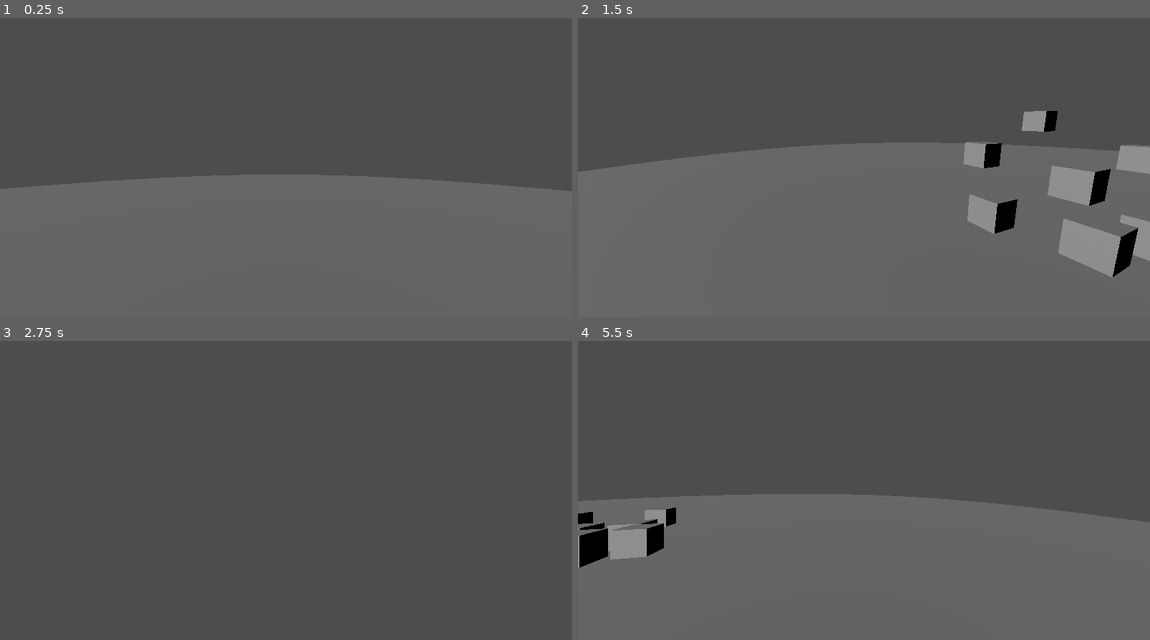
Above: before the commit, frames 1-4 (two rows, left to right).
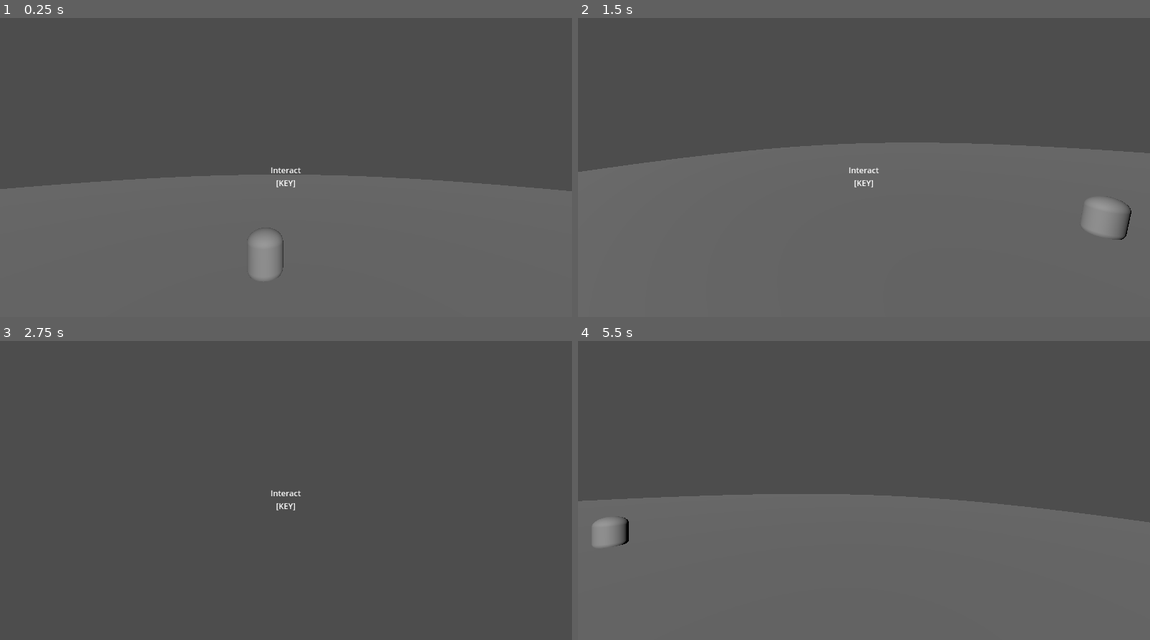
Above: after the commit, the same moments.

Repository: algosup/2024-2025-project-2-serious-game-team-1
Game: Godot game, scene res://main.tscn
The game is run twice, just before and just after one commit, with the same random seed, the same clock (stepped at 60 frames per second) and the same inputs.
Inputs (mouse positions are in pixels of both pictures, inside the frame that each line leads up to):
- Up to frame 1 (0.25 s): no input
- Up to frame 2 (1.5 s): tap Enter at 0.5 s; move the mouse to (989, 140) at 0.52 s; hold D (moveright) 0.53-1.28 s; tap F (interaction) at 0.6, 1.35 s; tap Space (jump) at 0.77 s; move the mouse to (749, 173) at 1.27 s; hold S (movedown) from 1.28 s (still down)
- Up to frame 3 (2.75 s): tap Space (jump) at 1.52 s; move the mouse to (343, 409) at 2.02 s; release S (movedown) at 2.03 s; hold D (moveright) from 2.03 s (still down); tap F (interaction) at 2.1 s
- Up to frame 4 (5.5 s): tap Space (jump) at 2.75, 3.02, 3.77, 4.52 s; move the mouse to (835, 544) at 2.77 s; release D (moveright) at 2.78 s; hold W (moveup) 2.78-3.53 s; tap F (interaction) every 0.75 s from 2.85 to 5.1 s; move the mouse to (1035, 526) at 3.52 s; hold A (moveleft) 3.53-5.03 s; move the mouse to (692, 430) at 4.27 s; move the mouse to (892, 478) at 5.02 s; hold S (movedown) from 5.03 s (still down)

The runs differ from the first frame. In frame 1, 0.7% of the frame differs, in the area x 43-53%, y 50-88%; in frame 2, 5.9%, in the area x 47-100%, y 31-87%; in frame 3, less than 0.1%; in frame 4, 1.9%.

Commit message:
add pickup item and inventory (collision issue)

Diff:
--- /dev/null
+++ b/theworld/assets/characters/interaction_ray_cast.tscn
@@ -0,0 +1,21 @@
+[gd_scene load_steps=2 format=3 uid="uid://owqt7wlat2j8"]
+
+[ext_resource type="Script" path="res://script/interaction_ray_cast.gd" id="1_8fawq"]
+
+[node name="InteractionRayCast" type="RayCast3D"]
+target_position = Vector3(0, 0, -4)
+script = ExtResource("1_8fawq")
+
+[node name="Prompt" type="Label" parent="."]
+anchors_preset = -1
+anchor_top = 0.545
+anchor_right = 1.0
+anchor_bottom = 0.58
+offset_top = -0.160004
+offset_bottom = 0.159973
+grow_horizontal = 2
+grow_vertical = 2
+text = "Interact
+[KEY]"
+horizontal_alignment = 1
+vertical_alignment = 1
--- a/theworld/assets/characters/player.tscn
+++ b/theworld/assets/characters/player.tscn
@@ -1,11 +1,9 @@
 [gd_scene load_steps=6 format=3 uid="uid://bmid6rx1334ky"]
 
 [ext_resource type="Script" path="res://script/player.gd" id="1_lklbc"]
+[ext_resource type="PackedScene" uid="uid://owqt7wlat2j8" path="res://assets/characters/interaction_ray_cast.tscn" id="2_snsbh"]
 
 [sub_resource type="BoxShape3D" id="BoxShape3D_65nqq"]
-
-[sub_resource type="BoxShape3D" id="BoxShape3D_6tusv"]
-size = Vector3(1, 1, 3.38037)
 
 [sub_resource type="CapsuleShape3D" id="CapsuleShape3D_8ueno"]
 
@@ -22,20 +20,15 @@
 [node name="CSGBox3D" type="CSGBox3D" parent="Head"]
 transform = Transform3D(0.8, 0, 0, 0, 1, 0, 0, 0, 0.8, 0, -0.0421093, 0)
 
-[node name="Interaction box" type="Area3D" parent="Head"]
-unique_name_in_owner = true
-collision_layer = 2
-
-[node name="CollisionShape3D" type="CollisionShape3D" parent="Head/Interaction box"]
-transform = Transform3D(1, 0, 0, 0, 1, 0, 0, 0, 1, 0, 0, -2.14019)
-shape = SubResource("BoxShape3D_6tusv")
-
 [node name="Camera3D" type="Camera3D" parent="Head"]
 
-[node name="Mainbody" type="CollisionShape3D" parent="."]
+[node name="InteractionRayCast" parent="Head" instance=ExtResource("2_snsbh")]
+transform = Transform3D(0.0473156, -0.99888, 0, 0.99888, 0.0473156, 0, 0, 0, 1, 0, 0, 0)
+
+[node name="MainBody" type="CollisionShape3D" parent="."]
 transform = Transform3D(1.5, 0, 0, 0, 1, 0, 0, 0, 1.5, 0, 0, 0)
 shape = SubResource("CapsuleShape3D_8ueno")
 
-[node name="MeshInstance3D" type="MeshInstance3D" parent="Mainbody"]
+[node name="MeshInstance3D" type="MeshInstance3D" parent="MainBody"]
 mesh = SubResource("CapsuleMesh_wdyub")
 skeleton = NodePath("../..")
--- a/theworld/assets/models/object.tscn
+++ b/theworld/assets/models/object.tscn
@@ -1,43 +1,23 @@
 [gd_scene load_steps=5 format=3 uid="uid://vasl4mw0xxqw"]
 
-[ext_resource type="Script" path="res://script/catchable_object.gd" id="1_3gywj"]
+[ext_resource type="Script" path="res://script/item.gd" id="1_71dby"]
 
 [sub_resource type="PhysicsMaterial" id="PhysicsMaterial_q1wbm"]
 bounce = 0.1
 
 [sub_resource type="BoxShape3D" id="BoxShape3D_ar3wj"]
 
-[sub_resource type="BoxShape3D" id="BoxShape3D_4bnq4"]
+[sub_resource type="CapsuleMesh" id="CapsuleMesh_q3lxp"]
 
-[node name="Object" type="RigidBody3D" groups=["catchable"]]
+[node name="Object" type="RigidBody3D" groups=["item"]]
 physics_material_override = SubResource("PhysicsMaterial_q1wbm")
-script = ExtResource("1_3gywj")
+script = ExtResource("1_71dby")
+item_name = "Plastic bag"
+prompt_message = "Take the plastic bag"
 
 [node name="MainCollison" type="CollisionShape3D" parent="."]
-unique_name_in_owner = true
 shape = SubResource("BoxShape3D_ar3wj")
 
-[node name="2D" type="CanvasLayer" parent="."]
-
-[node name="Label" type="Label" parent="2D"]
-anchors_preset = -1
-anchor_left = 0.759
-anchor_top = 0.753
-anchor_right = 1.0
-anchor_bottom = 1.0
-offset_left = -0.368042
-offset_top = 0.0559998
-grow_horizontal = 0
-grow_vertical = 0
-theme_override_font_sizes/font_size = 80
-text = "TEST"
-horizontal_alignment = 1
-vertical_alignment = 1
-
-[node name="HitBox" type="Area3D" parent="."]
-collision_mask = 2
-
-[node name="CollisionShape3D" type="CollisionShape3D" parent="HitBox"]
-shape = SubResource("BoxShape3D_4bnq4")
-
-[node name="Graphic" type="CSGBox3D" parent="."]
+[node name="MeshInstance3D" type="MeshInstance3D" parent="."]
+transform = Transform3D(1, 0, 0, 0, 0.7, 0, 0, 0, 1, 0, 0, 0)
+mesh = SubResource("CapsuleMesh_q3lxp")
--- a/theworld/assets/models/spawn_area.tscn
+++ b/theworld/assets/models/spawn_area.tscn
@@ -7,3 +7,4 @@
 script = ExtResource("1_ht5hg")
 object_scene = ExtResource("2_3lkv1")
 spawn_count = 8
+spawn_area_size = Vector3(3, 5, 10)
--- a/theworld/main.tscn
+++ b/theworld/main.tscn
@@ -1,7 +1,7 @@
 [gd_scene load_steps=5 format=3 uid="uid://bjv8cpq4c35st"]
 
-[ext_resource type="PackedScene" uid="uid://bdjxrgi051sw3" path="res://assets/models/spawn_area.tscn" id="2_ao6ps"]
 [ext_resource type="PackedScene" uid="uid://bmid6rx1334ky" path="res://assets/characters/player.tscn" id="2_obrd6"]
+[ext_resource type="PackedScene" uid="uid://vasl4mw0xxqw" path="res://assets/models/object.tscn" id="2_vopmd"]
 
 [sub_resource type="CylinderShape3D" id="CylinderShape3D_imn8r"]
 
@@ -24,5 +24,5 @@
 [node name="DirectionalLight3D" type="DirectionalLight3D" parent="."]
 transform = Transform3D(1, 0, 0, 0, 0.900433, 0.434995, 0, -0.434995, 0.900433, 0, 0, 0)
 
-[node name="SpawnArea" parent="." instance=ExtResource("2_ao6ps")]
-transform = Transform3D(1, 0, 0, 0, 1, 0, 0, 0, 1, 0, 4.52178, 0)
+[node name="Object" parent="." instance=ExtResource("2_vopmd")]
+transform = Transform3D(1, 0, 0, 0, 1, 0, 0, 0, 1, 0.555655, -0.5, 1.05112)
--- a/theworld/project.godot
+++ b/theworld/project.godot
@@ -15,9 +15,9 @@
 config/features=PackedStringArray("4.3", "Forward Plus")
 config/icon="res://icon.svg"
 
-[global_group]
+[autoload]
 
-catchable=""
+EcoFollow="*res://script/eco_follow.gd"
 
 [input]
 
--- a/theworld/script/catchable_object.gd
+++ /dev/null
@@ -1,45 +0,0 @@
-# Object.gd
-extends RigidBody3D
-
-@onready var hitbox = $HitBox as Area3D
-@onready var display_graphic = $Graphic as CSGBox3D
-@onready var main_collision = $"%MainCollison" as CollisionShape3D
-@onready var canvas_layer = $"2D" as CanvasLayer
-
-var is_caught = false
-var player = null  # Reference to the player instance
-
-func _ready():
-	canvas_layer.hide()  # Hide the 2D representation initially
-	display_graphic.show()  # Show the 3D representation
-	main_collision.disabled  # Enable collision
-	hitbox.add_to_group("catchable")  # Add hitbox to "catchable" group
-	PhysicsServer3D.body_set_mode(self.get_rid(), PhysicsServer3D.BODY_MODE_RIGID)  # Set to rigid body mode
-	gravity_scale = 1  # Enable gravity
-
-func _physics_process(delta):
-	# Make the object follow the player if it's caught
-	if is_caught and player:
-		var target_position = player.global_transform.origin + player.global_transform.basis.z * -2  # Position it in front of the player
-		global_transform.origin = target_position
-		global_transform.basis = player.global_transform.basis  # Align orientation with the player
-
-func on_caught(player_instance):
-	# Handle logic when the object is caught by the player
-	is_caught = true
-	player = player_instance
-	main_collision.disabled = true  # Disable collision to prevent physics interference
-	display_graphic.hide()  # Hide 3D graphic when caught
-	canvas_layer.show()  # Show 2D representation
-	PhysicsServer3D.body_set_mode(self.get_rid(), PhysicsServer3D.BODY_MODE_KINEMATIC)  # Set to kinematic mode
-	gravity_scale = 0  # Disable gravity
-
-func release_object():
-	# Handle logic when the object is released by the player
-	is_caught = false
-	player = null  # Clear player reference
-	main_collision.disabled = false  # Re-enable collision
-	display_graphic.show()  # Show 3D graphic when released
-	canvas_layer.hide()  # Hide 2D representation
-	PhysicsServer3D.body_set_mode(self.get_rid(), PhysicsServer3D.BODY_MODE_RIGID)  # Set to rigid body mode
-	gravity_scale = 1  # Enable gravity
--- /dev/null
+++ b/theworld/script/eco_follow.gd
@@ -0,0 +1,30 @@
+extends Node
+
+var eco_city: float = 0
+var eco_beach: float = 0
+var eco_forest: float = 0
+var eco_farm:float = 0
+
+func set_eco_city(value):
+	eco_city = clamp(value, 0, 100)
+	eco_beach = clamp(value, 0, 100)
+	eco_forest = clamp(value, 0, 100)
+	eco_farm = clamp(value, 0, 100)
+
+# New variable for holding an item in hand
+var item_in_hand: Item = null  # Null if no item is held
+
+# Setter methods for eco variables...
+
+func add_to_inventory(item: Item) -> bool:
+	# If there's an item in hand, add the new item to inventory
+	if item_in_hand:
+		print("Item goes to inventory: ", item.item_name)
+		item.store_in_inventory()
+		return true
+	else:
+		# If no item in hand, hold this item
+		item_in_hand = item
+		item.pick_up()
+		print("Item in hand:", item.item_name)
+		return false  # Not stored in inventory, just picked up
--- /dev/null
+++ b/theworld/script/interactable.gd
@@ -0,0 +1,17 @@
+extends CollisionObject3D
+
+class_name Interactable
+
+@export var prompt_message = "Interact"
+
+func get_prompt():
+	var key_name = " "
+	for action in InputMap.action_get_events("interaction"):
+		if action is InputEventKey:
+			key_name = action.as_text_physical_keycode()
+			break
+
+	return prompt_message + "\n[" + key_name + "]"
+
+func interact(body):
+	print(body.name, " Interacted with", name)
--- /dev/null
+++ b/theworld/script/interaction_ray_cast.gd
@@ -0,0 +1,25 @@
+# Raycast3D script
+
+extends RayCast3D
+
+@onready var prompt: Label = $Prompt
+
+func _physics_process(delta: float) -> void:
+	if is_colliding():
+		var collider = get_collider()
+
+		if collider is Interactable:
+			prompt.text = collider.get_prompt()
+
+			if Input.is_action_just_pressed("interaction"):
+				print("Interacted with:", collider)
+
+				if collider.is_in_group("item") and collider is Item:
+					# Add item to inventory if necessary, or pick up if nothing is in hand
+					if EcoFollow.add_to_inventory(collider):
+						print("Added to inventory")
+					else:
+						print("Picked up and in hand:", collider.item_name)
+					collider.interact(owner)
+		else:
+			prompt.text = " "
--- /dev/null
+++ b/theworld/script/item.gd
@@ -0,0 +1,28 @@
+# Item.gd
+extends Interactable
+
+class_name Item
+
+@export var item_name: String = "Default Item"
+var in_hand: bool = false  # Tracks if the item is currently in hand
+
+# Method to enable or disable collision
+func set_collision(enabled: bool) -> void:
+	var collision = get_node("MainCollision")
+	if collision:
+		collision.disabled = !enabled
+	else:
+		print("Warning: MainCollision node not found!")
+
+
+# Called when picked up
+func pick_up():
+	in_hand = true
+	set_collision(false)  # Disable collision
+	print(item_name, "is now in hand")
+
+# Called when placed in inventory or dropped
+func store_in_inventory():
+	in_hand = false
+	set_collision(true)  # Re-enable collision
+	print(item_name, "is stored in inventory")
--- a/theworld/script/player.gd
+++ b/theworld/script/player.gd
@@ -3,55 +3,15 @@
 const SPEED = 5.0
 const JUMP_VELOCITY = 4.5
 const ROTATION_SPEED = 0.005
+var inventory: Array = []
 
 @onready var head: CollisionShape3D = $Head
-@onready var interaction_box: Area3D = $"Interaction box"
-@export var catch_key = "interaction"
 
-var caught_object = null
-var nearby_catchable_objects = []
-
-func _process(delta):
-	if Input.is_action_just_pressed(catch_key):
-		if caught_object:
-			release_object()
-		else:
-			try_to_catch_object()
-
-func try_to_catch_object():
-	print("Attempting to catch object")
-	if nearby_catchable_objects.size() > 0:
-		caught_object = nearby_catchable_objects[0]
-		if caught_object is RigidBody3D and caught_object.has_method("on_caught"):
-			print("Caught object:", caught_object.name)
-			caught_object.call("on_caught", self)  # Call the on_caught function on the object
-		else:
-			print("Caught object is not a RigidBody3D or lacks on_caught method")
-	else:
-		print("No objects nearby to catch")
-
-func release_object():
-	if caught_object:
-		print("Attempting to release object:", caught_object.name)
-		if caught_object is RigidBody3D and caught_object.has_method("release_object"):
-			caught_object.call("release_object")
-			caught_object = null
-		else:
-			print("Caught object is either not a RigidBody3D or lacks release_object method.")
-
-func _on_area_entered(area):
-	print("Entered area:", area)
-	if area.is_in_group("catchable") and area.get_parent() is RigidBody3D:
-		var catchable_object = area.get_parent()
-		nearby_catchable_objects.append(catchable_object)
-		print("Catchable object entered:", catchable_object.name)
-
-func _on_area_exited(area):
-	print("Exited area:", area)
-	var catchable_object = area.get_parent()
-	if catchable_object in nearby_catchable_objects:
-		nearby_catchable_objects.erase(catchable_object)
-		print("Catchable object exited:", catchable_object.name)
+func _process(delta: float) -> void:
+	if EcoFollow.item_in_hand:
+		# Position the item near the player
+		var item = EcoFollow.item_in_hand
+		item.global_transform.origin = global_transform.origin + Vector3(1, 1, 0)  # Adjust position as desired
 
 func _input(event):
 	if event is InputEventMouseMotion:
